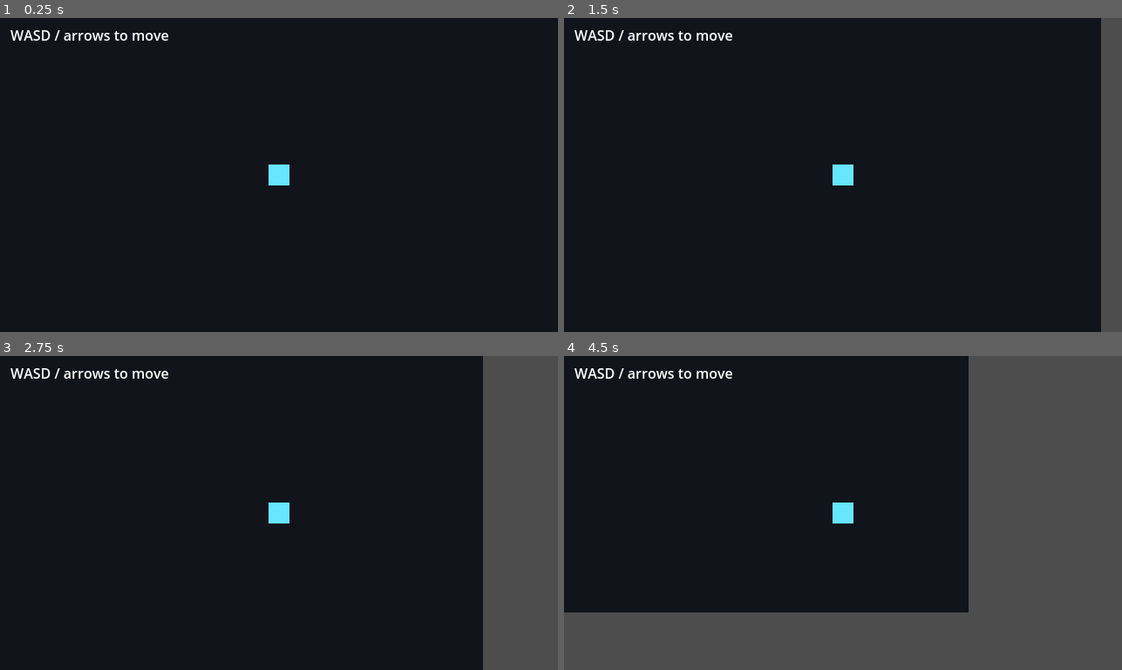
Above: before the commit, frames 1-4 (two rows, left to right).
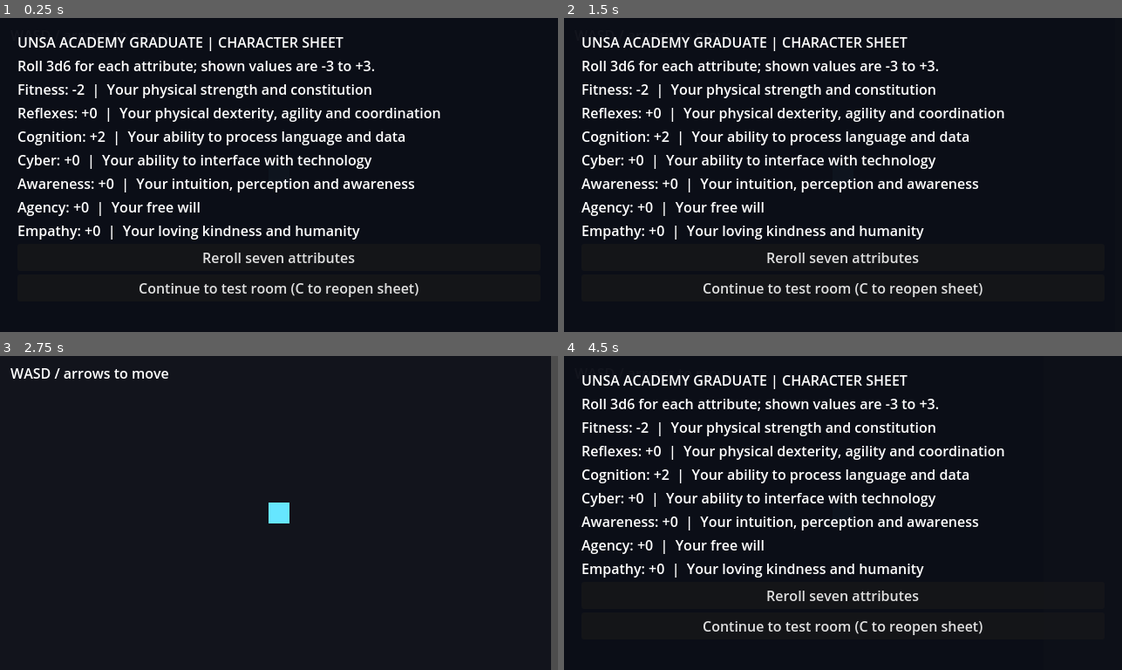
Above: after the commit, the same moments.

Repository: TomiToivio/NooPunk
Game: Godot game, scene res://main.tscn
Same seed, same stepped clock (60 frames per second), same inputs: the game is played once before the commit and once after it.
Inputs (mouse positions are in pixels of both pictures, inside the frame that each line leads up to):
- Up to frame 1 (0.25 s): no input
- Up to frame 2 (1.5 s): click (843, 288) at 0.5 s, where only the run after the commit has a clickable "Continue to test room (C to r…"; tap Enter at 1.25 s; hold D from 1.28 s (still down); tap C at 1.35 s
- Up to frame 3 (2.75 s): release D at 2 s; click (279, 626) at 2 s, where only the run after the commit has a clickable "Continue to test room (C to r…"
- Up to frame 4 (4.5 s): tap Space at 2.75 s; hold S 2.78-3.53 s; tap C at 2.85, 3.6, 4.35 s; hold D 3.53-4.28 s; hold W from 4.28 s (still down)

The runs differ from the first frame. In frame 1, 9.8% of the frame differs, in the area x 1-79%, y 3-89%; in frame 2, 14%; in frame 3, 12%; in frame 4, 50%, in the area x 0-100%, y 0-100%.

Commit message:
feat(835): hook sheet into walking scene

Diff:
--- a/noopunk/game/main.tscn
+++ b/noopunk/game/main.tscn
@@ -1,4 +1,6 @@
-[gd_scene load_steps=4 format=3]
+[gd_scene load_steps=5 format=3]
+
+[ext_resource type="Script" path="res://character_sheet.gd" id="2_sheet"]
 
 [ext_resource type="Script" path="res://player.gd" id="1_player"]
 
@@ -6,6 +8,7 @@
 size = Vector2(24, 24)
 
 [node name="Main" type="Node2D"]
+script = ExtResource("2_sheet")
 
 [node name="Floor" type="ColorRect" parent="."]
 offset_right = 640.0
